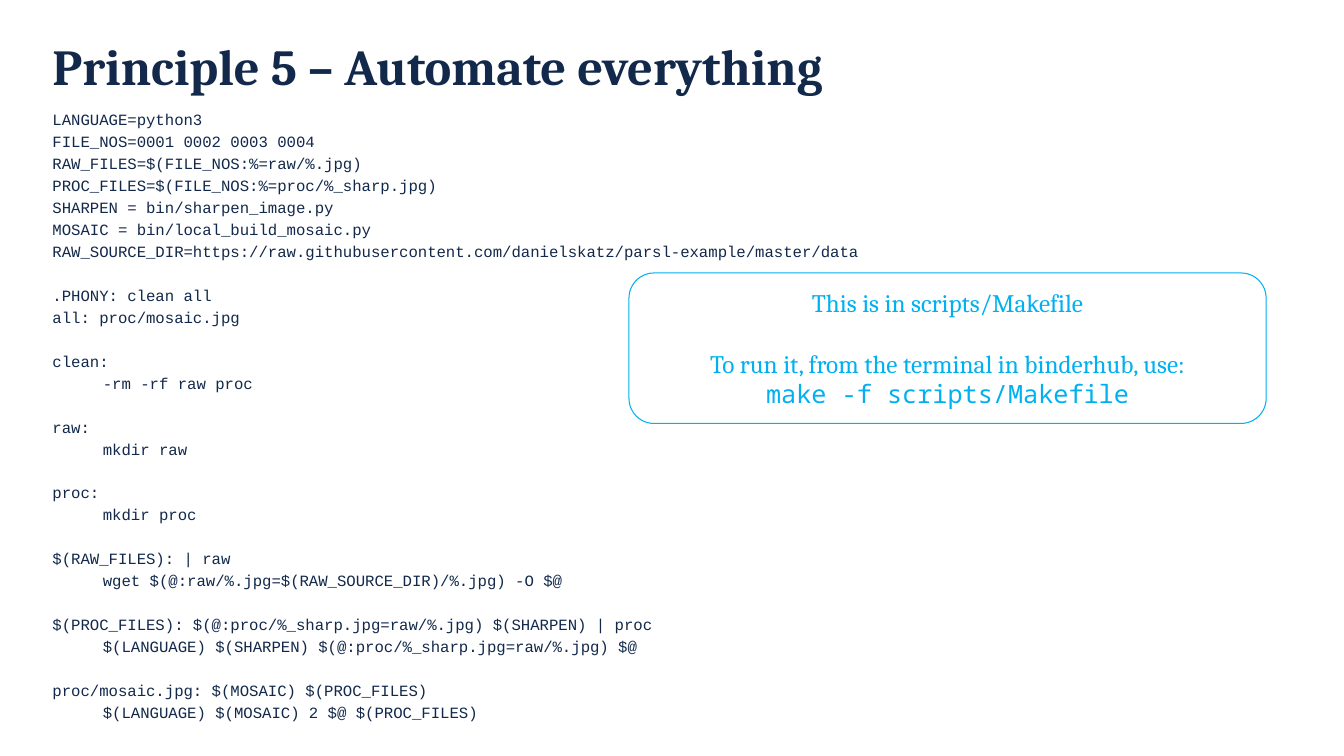
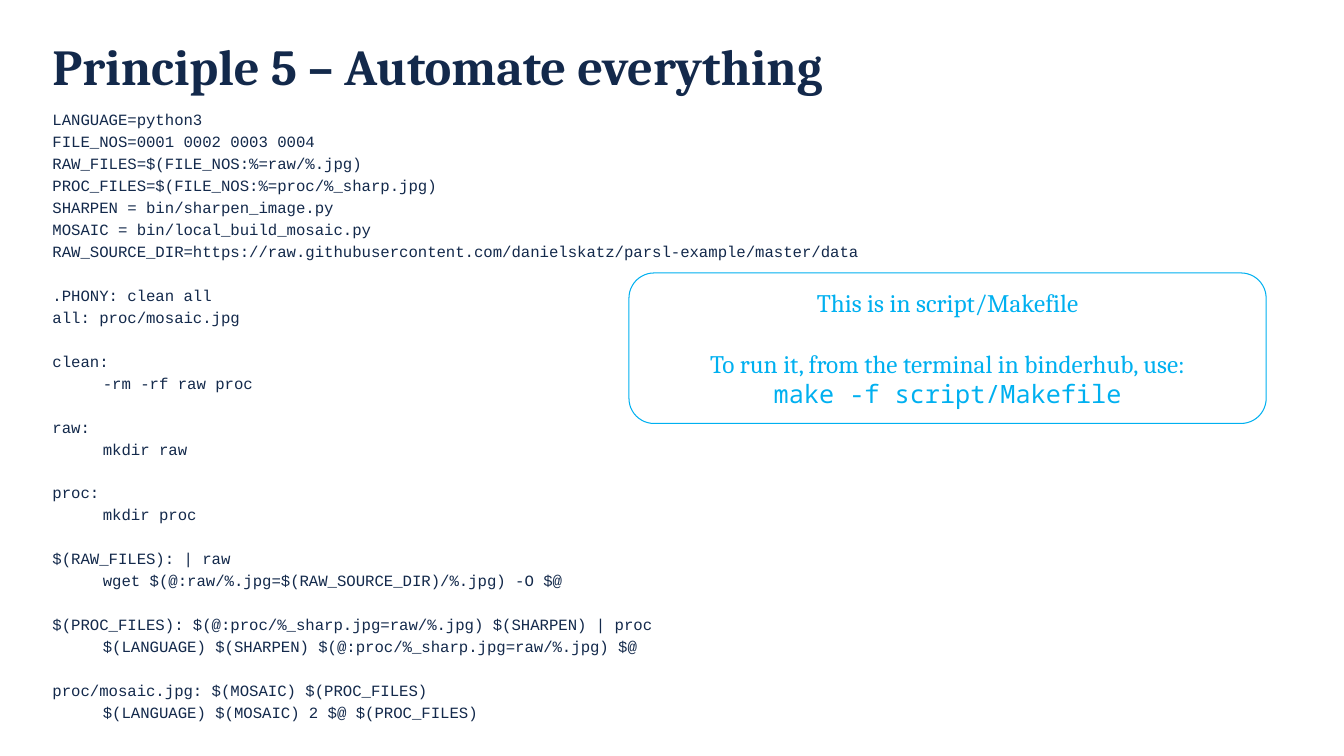
Before and after one commit to danielskatz/repro-fdtd1d, a slide deck: slide 22 of Computational_Reproducibility.pptx (slide 21 before the commit). Drawn at 1344x756 pixels with LibreOffice and Linux fonts; fonts in the diff are those of the drawing; background and template pictures are left out. Boxes give left, top, right and bottom in pixels: in the first picture for what was removed or moved away, otherwise in the second. Text is boxed around its words. In the diff, an @@ line names an element or a change of style, - is before the commit and + after.

```diff
--- a/Computational_Reproducibility.pptx
+++ b/Computational_Reproducibility.pptx
@@ text in rounded rectangle at (710, 294, 1184, 409): text changed @@
-This is in scripts/Makefile
-To run it, from the terminal in binderhub, use:
-make -f scripts/Makefile
+This is in script/Makefile
+To run it, from the terminal in binderhub, use:
+make -f script/Makefile
```
Also in this commit, not shown: 3 other slides changed, 1 slide added, 1 other file.
